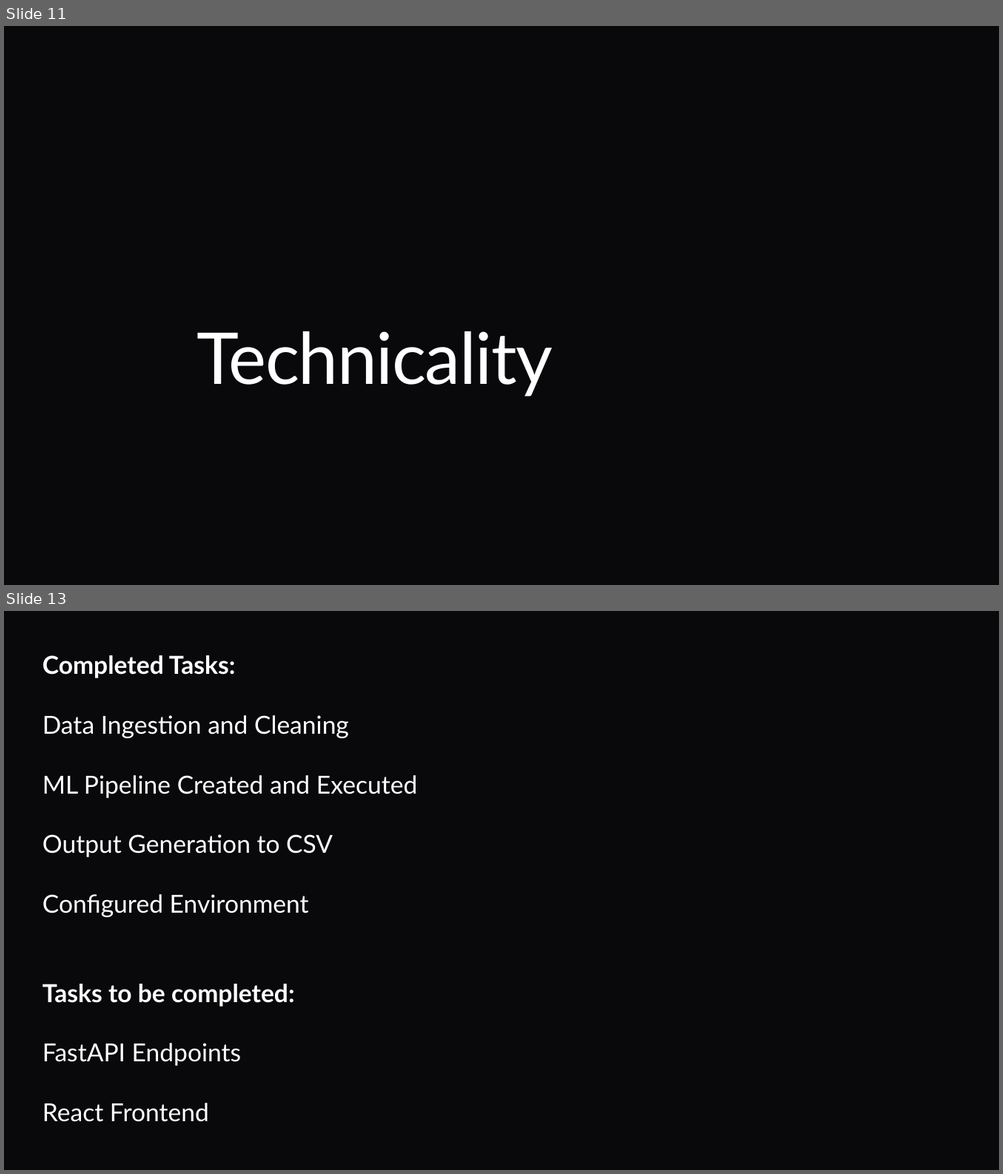
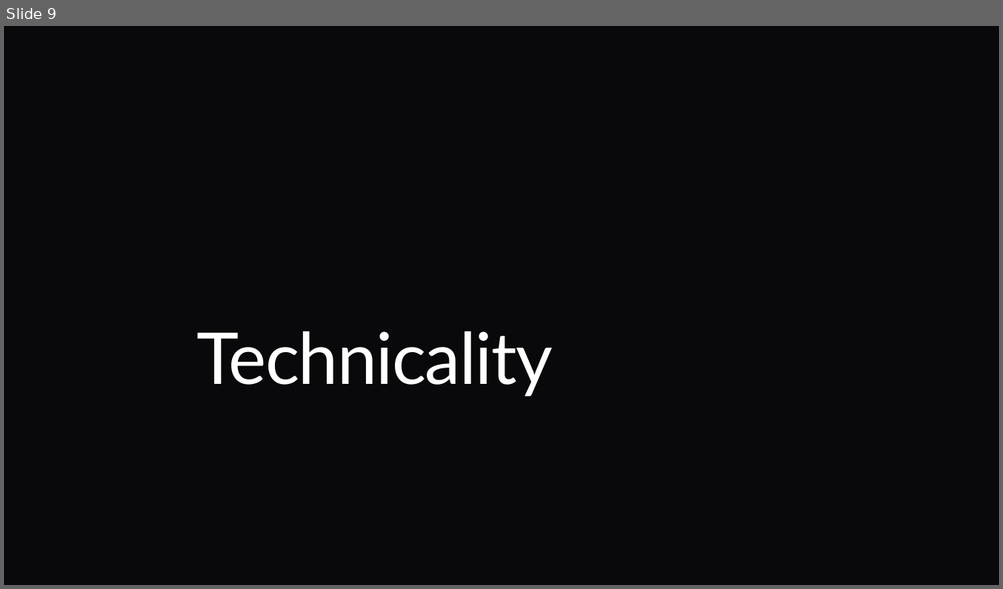
Before and after one commit to Sham-Uday/3VS_Electricity_Theft_Detection, a slide deck: backend/FINAL REVIEW.pptx. Shown one above the other, each under a label of ours: slides 11 and 13 before the commit, slide 9 after it; the slides between them are not shown. The pictures are 1003x1174 and 1003x589 pixels, drawn with LibreOffice and Linux fonts; fonts in the diff are those of the drawing; background and template pictures are left out. Boxes give left, top, right and bottom in pixels: in the first picture for what was removed or moved away, otherwise in the second. Text is boxed around its words. In the diff, an @@ line names an element or a change of style, - is before the commit and + after.

```diff
--- a/backend/FINAL REVIEW.pptx
+++ b/backend/FINAL REVIEW.pptx
@@ slide 13 removed at bbox=[4, 611, 999, 1170], background #09090C @@
@@ text removed at bbox=[42, 655, 417, 1122] @@
-Completed Tasks:
-Data Ingestion and Cleaning
-ML Pipeline Created and Executed
-Output Generation to CSV
-Configured Environment
-Tasks to be completed:
-FastAPI Endpoints
-React Frontend
@@ what was slide 11 is now slide 9 @@
```
Also in this commit, not shown: 3 slides changed, 4 slides added, 1 other slide removed.
